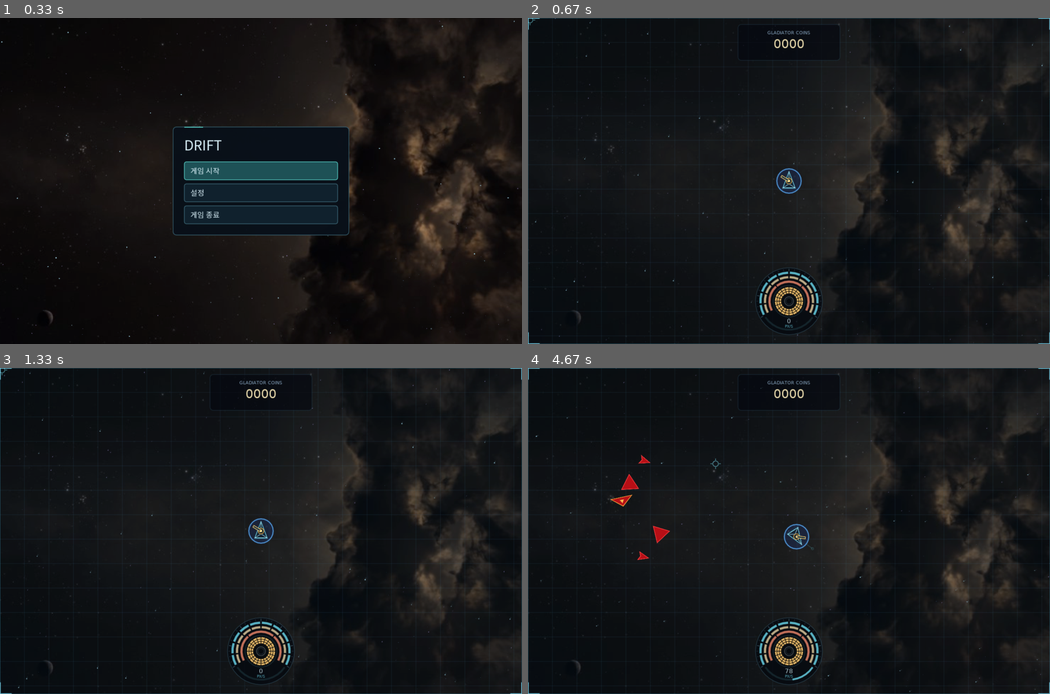
Above: before the commit, frames 1-4 (two rows, left to right).
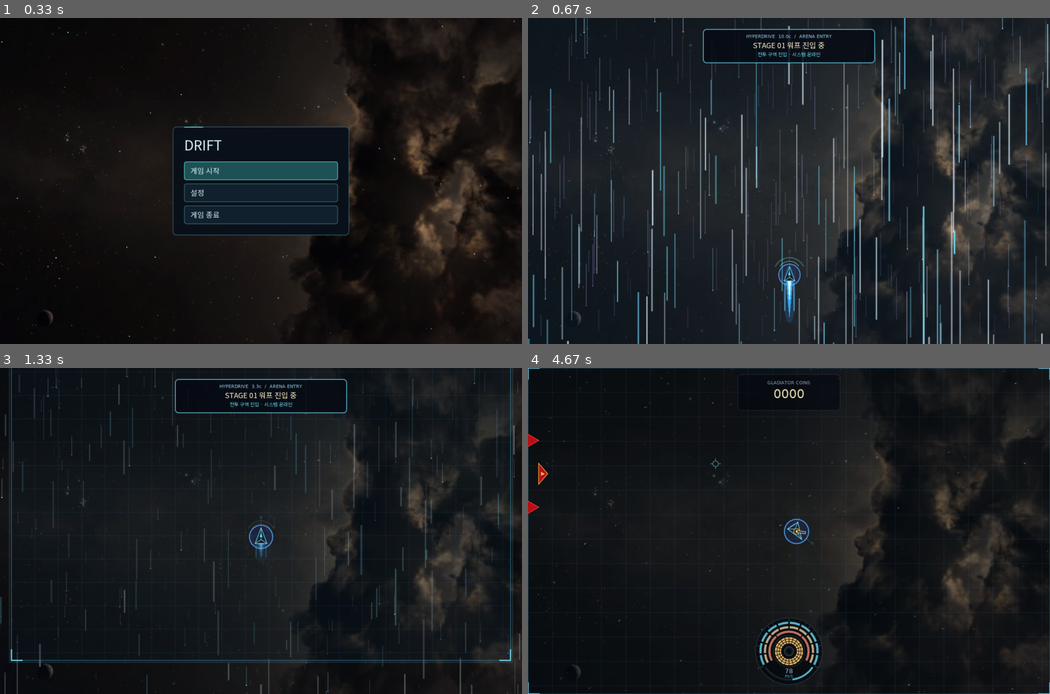
Above: after the commit, the same moments.

Repository: ChatPoongKun/SpaceGladiator
Game: LÖVE game, started from main.lua
The game is run twice, just before and just after one commit, with the same random seed, the same clock (stepped at 60 frames per second) and the same inputs.
Inputs (mouse positions are in pixels of both pictures, inside the frame that each line leads up to):
- Up to frame 1 (0.33 s): no input
- Up to frame 2 (0.67 s): tap Enter at 0.33 s
- Up to frame 3 (1.33 s): no input
- Up to frame 4 (4.67 s): hold Up 1.67-2.13 s; move the mouse to (627, 605) at 1.7 s; hold D 2.17-2.8 s; move the mouse to (851, 560) at 2.2 s; hold S 2.83-3.2 s; move the mouse to (799, 420) at 2.87 s; hold A 3.23-3.7 s; move the mouse to (601, 521) at 3.27 s; hold D 3.73-4.2 s; move the mouse to (789, 570) at 3.77 s; hold W 4.23-4.53 s; move the mouse to (987, 654) at 4.27 s; hold D from 4.57 s (still down); move the mouse to (715, 462) at 4.6 s

Frame 1 is identical in both runs. In frame 2, 15% of the frame differs, in the area x 0-100%, y 0-100%; in frame 3, 6.1%; in frame 4, 1.4%.

Commit message:
Add bottom warp-in stage entrance sequence from title screen

Diff:
--- a/main.lua
+++ b/main.lua
@@ -95,7 +95,7 @@
     pcall(love.filesystem.write, permanentUnlocksFile, inventory:serializeUnlockedCells())
 end
 
-local function startRun()
+local function startRun(opts)
     ship = Ship.new(Arena.width, Arena.height)
     camera = Camera.new(ship.x, ship.y)
     camera:update(0, ship, width, height)
@@ -135,7 +135,14 @@
     if hud then hud:reset() end
     input.turn, input.thrust, input.brake, input.boost = 0, false, false, false
     time = 0
-    setScreen("playing")
+    if opts and opts.entryWarp then
+        warpState = StageTransition.newEntryWarp(stage.number, ship, width, height)
+        warpState.jumpSfxPlayed = true
+        setScreen("warping")
+        Sfx.play("warp_jump")
+    else
+        setScreen("playing")
+    end
 end
 
 local function beginStageClear()
@@ -228,6 +235,29 @@
         warpState.jumpSfxPlayed = true
         Sfx.play("warp_jump")
     end
+end
+
+local function completeEntryWarpAndStartStage()
+    warpState = nil
+    warpGates = nil
+    if ship then
+        ship.invulnTimer, ship.invulnDuration = 0, 0
+        lastWrapEvents = ship.wrapEvents or 0
+        lastDamageCount = ship.damageCount or 0
+    end
+    if turret and ship then
+        turret.angle = ship.angle
+    end
+    if gladiator then
+        lastEvasionCount = gladiator.evasionCount or 0
+    end
+    wrapTriggerCooldown, shockwaveCooldown = 0, 0
+    if camera and ship then
+        camera.pullback = 0
+        camera:update(0, ship, width, height)
+    end
+    syncInventoryBuild()
+    setScreen("playing")
 end
 
 local function completeWarpAndStartStage(gate)
@@ -389,7 +419,7 @@
 end
 
 menus.title = {title = "DRIFT", buttons = {
-    {label = "게임 시작", action = startRun},
+    {label = "게임 시작", action = function() startRun({ entryWarp = true }) end},
     {label = "설정", action = openSettings},
     {label = "게임 종료", action = function() love.event.quit() end},
 }}
@@ -575,7 +605,11 @@
             stageBackground:update(dt, warpState.dirX * warpDrift, warpState.dirY * warpDrift, width, height)
         end
         if finished then
-            completeWarpAndStartStage(warpState.gate)
+            if warpState and warpState.mode == "entry" then
+                completeEntryWarpAndStartStage()
+            else
+                completeWarpAndStartStage(warpState.gate)
+            end
         end
         return
     end
--- a/stage_transition.lua
+++ b/stage_transition.lua
@@ -16,6 +16,7 @@
 StageTransition.CLEAR_TOTAL = StageTransition.CLEAR_HOLD + StageTransition.SHUTTER_CLOSE -- 2.0s
 StageTransition.SHUTTER_OPEN = 0.55
 StageTransition.WARP_DURATION = 2.40
+StageTransition.ENTRY_WARP_DURATION = 1.65
 StageTransition.WARP_ALIGN_SPEED = 7.5
 StageTransition.WARP_ALIGN_MIN_DURATION = 0.08
 StageTransition.WARP_ALIGN_MAX_DURATION = 0.50
@@ -577,11 +578,8 @@
 -- 3. Hyperspace Starlight Warp Animation
 --------------------------------------------------------------------------------
 
-function StageTransition.newWarp(gate, nextStageNumber, ship, width, height, rng)
-    rng = rng or (love and love.math and love.math.random or math.random)
+local function buildWarpStreaks(rc, rng)
     local streaks = {}
-    local rc = gate.reward and gate.reward.color or { 0.45, 0.92, 1.0 }
-
     for i = 1, 96 do
         local tint = rng()
         local col
@@ -602,6 +600,13 @@
             color = col,
         }
     end
+    return streaks
+end
+
+function StageTransition.newWarp(gate, nextStageNumber, ship, width, height, rng)
+    rng = rng or (love and love.math and love.math.random or math.random)
+    local rc = gate.reward and gate.reward.color or { 0.45, 0.92, 1.0 }
+    local streaks = buildWarpStreaks(rc, rng)
 
     local tau = math.pi * 2
     local startAngle = (ship and ship.angle or (gate and gate.angle) or 0) % tau
@@ -640,6 +645,7 @@
     local warpDuration = StageTransition.WARP_DURATION
 
     return {
+        mode = "stage",
         gate = gate,
         nextStageNumber = nextStageNumber or 2,
         elapsed = 0,
@@ -663,12 +669,75 @@
     }
 end
 
+function StageTransition.newEntryWarp(stageNumber, ship, width, height, rng)
+    rng = rng or (love and love.math and love.math.random or math.random)
+    local rc = { 0.45, 0.92, 1.0 }
+    local streaks = buildWarpStreaks(rc, rng)
+    local warpAngle = 0 -- Flying upward from below the bottom edge into Stage 1
+    local dirX, dirY = 0, -1
+    local warpDuration = StageTransition.ENTRY_WARP_DURATION
+    local startX = Arena.width * 0.5
+    local startY = Arena.height + 140
+    local initialSpeed = StageTransition.entryWarpSpeedFactor(0)
+
+    if ship then
+        ship.x = startX
+        ship.y = startY
+        ship.angle = warpAngle
+        local visualSpeed = 42 + (math.max(42, ship.maxSpeed or 180) - 42) * initialSpeed
+        ship.vx = dirX * visualSpeed
+        ship.vy = dirY * visualSpeed
+        ship.wrapVx, ship.wrapVy = 0, 0
+        ship.boostX, ship.boostY = dirX, dirY
+        ship.boostLevel = initialSpeed
+        ship.accelerating = true
+        ship.braking = false
+        ship.boostRemaining = initialSpeed * (ship.boostHold + ship.boostFalloff)
+    end
+
+    return {
+        mode = "entry",
+        gate = { reward = { color = rc, title = "" } },
+        nextStageNumber = stageNumber or 1,
+        elapsed = 0,
+        alignDuration = 0,
+        warpDuration = warpDuration,
+        duration = warpDuration,
+        phase = "warp",
+        startX = startX,
+        startY = startY,
+        startAngle = warpAngle,
+        angleDiff = 0,
+        angle = warpAngle,
+        dirX = dirX,
+        dirY = dirY,
+        entrySpeed = ship and (ship.maxSpeed or 180) or 180,
+        speedFactor = initialSpeed,
+        jumpSfxPlayed = false,
+        arriveSfxPlayed = false,
+        streaks = streaks,
+        done = false,
+    }
+end
+
 function StageTransition.warpProgress(warp)
     if not warp then return 0 end
     local alignDuration = warp.alignDuration or 0
     local warpDuration = warp.warpDuration or math.max(1e-6, (warp.duration or StageTransition.WARP_DURATION) - alignDuration)
     if warp.elapsed <= alignDuration then return 0 end
     return clamp((warp.elapsed - alignDuration) / math.max(1e-6, warpDuration), 0, 1)
+end
+
+function StageTransition.entryWarpSpeedFactor(progress)
+    local p = clamp(progress, 0, 1)
+    if p < 0.14 then
+        return 0.78 + 0.22 * easeOutCubic(p / 0.14)
+    elseif p < 0.34 then
+        return 1.0
+    else
+        local decelT = clamp((p - 0.34) / 0.66, 0, 1)
+        return math.pow(math.max(0, 1 - decelT), 2.2)
+    end
 end
 
 function StageTransition.warpSpeedFactor(progress)
@@ -732,11 +801,13 @@
         Sfx.play("warp_jump")
     end
 
+    local isEntry = (warp.mode == "entry")
     local p = StageTransition.warpProgress(warp)
-    local speedFactor = StageTransition.warpSpeedFactor(p)
+    local speedFactor = isEntry and StageTransition.entryWarpSpeedFactor(p) or StageTransition.warpSpeedFactor(p)
     warp.speedFactor = speedFactor
 
-    if p >= 0.60 and not warp.arriveSfxPlayed then
+    local arriveSfxAt = isEntry and 0.42 or 0.60
+    if p >= arriveSfxAt and not warp.arriveSfxPlayed then
         warp.arriveSfxPlayed = true
         Sfx.play("warp_arrive")
     end
@@ -759,6 +830,11 @@
 
     -- Keep ship heading & engine plume aligned with its travel direction throughout warp
     if ship then
+        if isEntry then
+            local travelT = easeOutCubic(clamp(p / 0.88, 0, 1))
+            ship.x = Arena.width * 0.5
+            ship.y = warp.startY + (Arena.height * 0.5 - warp.startY) * travelT
+        end
         ship.angle = warp.angle
         local visualSpeed = 42 + (math.max(42, ship.maxSpeed or 180) - 42) * speedFactor
         ship.vx = dirX * visualSpeed
@@ -800,11 +876,12 @@
 function StageTransition.drawWarp(warp, ship, camera, width, height, time, fonts)
     if not warp then return end
     local g = love.graphics
+    local isEntry = (warp.mode == "entry")
     local aligning = warp.elapsed < (warp.alignDuration or 0)
     local p = StageTransition.warpProgress(warp)
-    local sf = aligning and 0 or (warp.speedFactor or StageTransition.warpSpeedFactor(p))
+    local sf = aligning and 0 or (warp.speedFactor or (isEntry and StageTransition.entryWarpSpeedFactor(p) or StageTransition.warpSpeedFactor(p)))
     local dirX, dirY = warp.dirX, warp.dirY
-    local rc = warp.gate.reward and warp.gate.reward.color or { 0.45, 0.92, 1.0 }
+    local rc = warp.gate and warp.gate.reward and warp.gate.reward.color or { 0.45, 0.92, 1.0 }
     local viewDiag = math.sqrt(width * width + height * height)
 
     g.push("all")
@@ -836,9 +913,9 @@
         g.rectangle("fill", 0, 0, width, height)
     end
 
-    -- 2. Old arena sliding behind & fading out along -travel during initial warp departure (p < 0.36)
+    -- 2. Old arena sliding behind & fading out along -travel during inter-stage departure (p < 0.36)
     local originX, originY = camera:worldToScreen(0, 0, width, height)
-    if p < 0.36 then
+    if not isEntry and p < 0.36 then
         local departT = p / 0.36
         local departDist = math.max(1050, viewDiag * 0.85)
         local slide = easeInCubic(departT) * departDist
@@ -853,9 +930,11 @@
         g.pop()
     end
 
-    -- 3. Next stage arena sliding smoothly in from ahead along +travel during deceleration (p > 0.58)
-    if p > 0.58 then
-        local arriveT = (p - 0.58) / 0.42
+    -- 3. Destination arena sliding smoothly in from ahead along +travel during arrival
+    local arriveStart = isEntry and 0.10 or 0.58
+    local arriveSpan = isEntry and 0.82 or 0.42
+    if p > arriveStart then
+        local arriveT = clamp((p - arriveStart) / arriveSpan, 0, 1)
         local eased = easeOutCubic(arriveT)
         local arriveDist = math.max(950, viewDiag * 0.82)
         local slide = (1 - eased) * arriveDist
@@ -866,7 +945,7 @@
         g.pop()
     end
 
-    -- 4. Draw ship rotating onto travel vector, then gliding into travel-aligned cruise lunge & arrival center
+    -- 4. Draw ship streaking in from below (entry) or rotating & gliding into arrival center (stage warp)
     if ship then
         local centerX, centerY = camera:worldToScreen(Arena.width * 0.5, Arena.height * 0.5, width, height)
         local startSx, startSy = camera:worldToScreen(warp.startX, warp.startY, width, height)
@@ -877,7 +956,12 @@
         local targetSy = centerY + dirY * 18 * sf + vibY
         local shipSx, shipSy
 
-        if aligning then
+        if isEntry then
+            local entryStartSy = math.max(height + 110, startSy)
+            local travelT = easeOutCubic(clamp(p / 0.88, 0, 1))
+            shipSx = centerX + vibX
+            shipSy = entryStartSy + (targetSy - entryStartSy) * travelT
+        elseif aligning then
             shipSx, shipSy = startSx, startSy
         elseif p < 0.30 then
             local t1 = easeInOutCubic(p / 0.30)
@@ -911,7 +995,8 @@
     -- 5. Brief ignition & arrival light flashes (only after alignment finishes and warp engages)
     if not aligning and p < 0.16 then
         local flash = (1 - p / 0.16)
-        g.setColor(rc[1], rc[2], rc[3], flash * flash * 0.42)
+        local peakAlpha = isEntry and 0.28 or 0.42
+        g.setColor(rc[1], rc[2], rc[3], flash * flash * peakAlpha)
         g.rectangle("fill", 0, 0, width, height)
     elseif p > 0.90 then
         local flash = math.sin(((p - 0.90) / 0.10) * math.pi)
@@ -936,6 +1021,9 @@
     g.setColor(0.62, 0.88, 0.98, 0.95 * hudAlpha)
     if aligning then
         g.printf("HYPERDRIVE  ALIGNING  /  VECTOR LOCK", px + 10, py + 10, panelW - 20, "center")
+    elseif isEntry then
+        local speedC = 0.2 + sf * 9.8
+        g.printf(string.format("HYPERDRIVE  %.1fc  /  ARENA ENTRY", speedC), px + 10, py + 10, panelW - 20, "center")
     else
         local speedC = 0.2 + sf * 9.8
         g.printf(string.format("HYPERDRIVE  %.1fc  /  STARLIGHT TRANSIT", speedC), px + 10, py + 10, panelW - 20, "center")
@@ -947,7 +1035,11 @@
 
     g.setFont(fonts.menuSmall or fonts.menuBody)
     g.setColor(rc[1], rc[2], rc[3], 0.95 * hudAlpha)
-    g.printf("선택 보상: " .. (warp.gate.reward and warp.gate.reward.title or ""), px + 10, py + 54, panelW - 20, "center")
+    if isEntry then
+        g.printf("전투 구역 진입 · 시스템 온라인", px + 10, py + 54, panelW - 20, "center")
+    else
+        g.printf("선택 보상: " .. (warp.gate and warp.gate.reward and warp.gate.reward.title or ""), px + 10, py + 54, panelW - 20, "center")
+    end
 
     g.pop()
 end
--- a/tests/flow.lua
+++ b/tests/flow.lua
@@ -51,7 +51,30 @@
     click("뒤로")
     assert(state() == "title")
 
+    local function finishEntryWarp()
+        assert(state() == "warping", "Starting from title must begin with bottom entry warp")
+        for _ = 1, 50 do
+            if state() == "playing" then break end
+            love.update(0.05)
+        end
+        assert(state() == "playing", "Opening entry warp must transition cleanly into playing")
+    end
+
     click("게임 시작")
+    do
+        local entryScreen, entryShip = state()
+        assert(entryScreen == "warping" and not love.mouse.isVisible(),
+            "Clicking Start Game on title screen must launch the entry warp with hidden cursor")
+        assert(entryShip.y > require("arena").height,
+            "Opening entry warp must launch the player ship from below the bottom edge")
+        local _, entryValues = drawText()
+        local sawStage1Banner = false
+        for _, text in pairs(entryValues) do
+            if tostring(text):find("STAGE 01", 1, true) then sawStage1Banner = true end
+        end
+        assert(sawStage1Banner, "Opening entry warp must render Stage 01 warp banner")
+    end
+    finishEntryWarp()
     local screen, ship, enemies, turret, gladiator = state()
     assert(screen == "playing" and not love.mouse.isVisible())
     do
@@ -163,6 +186,7 @@
     assert(state() == "title")
 
     key("return")
+    finishEntryWarp()
     local _, fresh, freshEnemies, _, freshGladiator = state()
     assert(fresh ~= ship and fresh.shield == fresh.maxShield and freshEnemies.kills == 0 and freshGladiator.total == 0)
     key("escape")
@@ -171,6 +195,7 @@
     assert(state() == "title", "Return to Title must bypass the run summary")
 
     key("return")
+    finishEntryWarp()
     local _, doomed, attackers = state()
     doomed:takeDamage(doomed.maxShield + doomed.maxArmor)
     local enemy = attackers:spawn(doomed, 2, {x = doomed.x - 60, y = doomed.y})
@@ -203,6 +228,7 @@
 
     -- Ending a stage during Fever Time and returning from Plinko must clear all fever effects.
     click("게임 시작")
+    finishEntryWarp()
     local _, feverShip, _, _, feverGlad, triggerStageClear = state()
     feverGlad:award("destroy", 35, "DESTROY", feverShip.x, feverShip.y)
     love.update(0.05)
@@ -240,6 +266,7 @@
 
     -- Stage transition movement must not register boundary crossing or fire Wrapping Condenser on next stage start.
     click("게임 시작")
+    finishEntryWarp()
     local _, wrapShip, _, wrapTurret, _, triggerWrapStageClear, wrapInv, _, syncBuild = state()
     assert(wrapInv:equipChip(wrapInv.placed[1], 1, wrapInv:createChip("wrap_trigger")),
         "Wrapping Condenser must equip on starter projectile module")
--- a/tests/plinko_stage.lua
+++ b/tests/plinko_stage.lua
@@ -184,6 +184,31 @@
         assert(math.abs(testShip.vx - expectedDirX * 42) < 1e-5 and math.abs(testShip.vy - expectedDirY * 42) < 1e-5,
             "Ship arrival velocity must follow its travel direction")
 
+        -- Opening Stage 1 warp-in from below the bottom edge
+        local entryShip = Ship.new(Arena.width, Arena.height)
+        local entryWarp = StageTransition.newEntryWarp(1, entryShip, 1280, 800, detRng)
+        assert(entryWarp.mode == "entry" and entryWarp.dirX == 0 and entryWarp.dirY == -1 and entryWarp.angle == 0,
+            "Entry warp must fly straight upward from the bottom")
+        assert(entryShip.y > Arena.height, "Entry warp ship must start below the bottom edge of the arena")
+        local entryCam = Camera.new(Arena.width * 0.5, Arena.height * 0.5)
+        local entryStars = Starfield.new(1280, 800, detRng)
+        local prevY = entryShip.y
+        local entryDone = false
+        for _ = 1, 140 do
+            if StageTransition.updateWarp(entryWarp, 1 / 60, entryShip, entryStars, entryCam, 1280, 800) then
+                entryDone = true
+                break
+            end
+            assert(entryShip.y <= prevY + 1e-6, "Entry warp ship must travel upward from bottom toward arena center")
+            prevY = entryShip.y
+            assert(entryCam.zoom == entryCam.zoom and entryCam.zoom > 0)
+        end
+        assert(entryDone and entryWarp.done, "Opening entry warp must complete cleanly")
+        assert(math.abs(entryShip.x - Arena.width * 0.5) < 1e-3 and math.abs(entryShip.y - Arena.height * 0.5) < 1e-3,
+            "Opening entry warp must place the ship at arena center upon arrival")
+        assert(math.abs(entryShip.angle) < 1e-6 and entryShip.vy < 0,
+            "Opening entry warp must arrive facing upward with upward drift")
+
         -- Harmless sequential enemy projectile expiry on stage clear
         local EnemyFire = require("enemy_fire")
         local fire = EnemyFire.new()
@@ -329,6 +354,12 @@
             StageTransition.drawWarp(drawWarp, drawShip, cam, 1280, 800, 1.6, fonts)
             StageTransition.updateWarp(drawWarp, 1.0, drawShip, nil, cam, 1280, 800)
             StageTransition.drawWarp(drawWarp, drawShip, cam, 1280, 800, 2.0, fonts)
+
+            -- Draw opening Stage 1 entry warp from below
+            local entryDrawShip = Ship.new(1080, 540)
+            local entryDrawWarp = StageTransition.newEntryWarp(1, entryDrawShip, 1280, 800, detRng)
+            StageTransition.updateWarp(entryDrawWarp, 0.35, entryDrawShip, nil, cam, 1280, 800)
+            StageTransition.drawWarp(entryDrawWarp, entryDrawShip, cam, 1280, 800, 0.35, fonts)
         end)
         g.print, g.printf = origPrint, origPrintf
         assert(ok, err)
